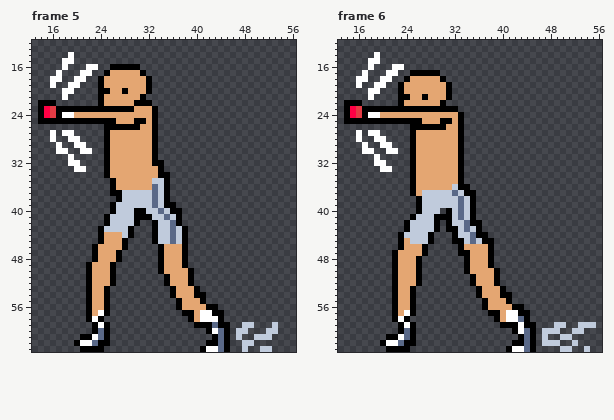
One commit to this pixel-art file: games/boxer-wave-defense [1 DAY]/Assets/Aseperite files/boxer_walk_punch1.ase. This is how it looked before the edit.
64x64 pixels, 6 frames. Shown: frame 5: x 13..56, y 12..63; frame 6: x 13..56, y 12..63.
And afterwards:
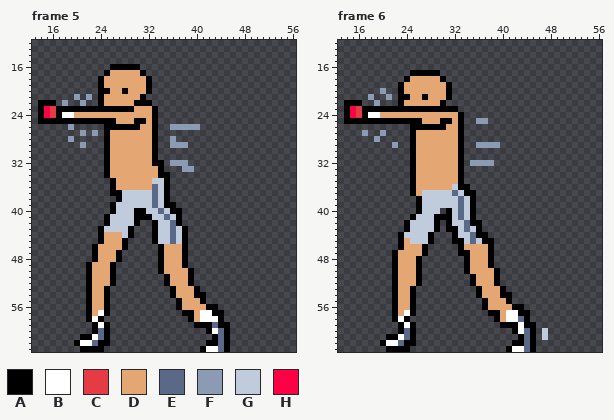
Palette (. is transparent): A #000000  B #ffffff  C #e43b44  D #e4a672  E #5a6988  F #8b9bb4  G #c0cbdc  H #ff0044
Diff:
Frame 5, layer "colors":
y 14: x 19 B -> .
y 15: x 18..19 BB -> ..
y 16: x 18 B -> .; x 22..23 BB -> ..
y 17: x 17 B -> .; x 21..22 BB -> ..
y 18: x 16..17 BB -> ..; x 20..21 BB -> ..
y 19: x 16 B -> .; x 19..20 BB -> ..
y 20: x 18..19 BB -> ..
y 21: x 18 B -> .; x 20 . -> F; x 22 . -> F
y 22: x 18 . -> F; x 21 . -> F
y 26: x 19 . -> F; x 36..40 ..... -> FFFFF
y 27: x 16 B -> .; x 18..19 BB -> ..; x 21 . -> F; x 23 . -> F
y 28: x 16 B -> .; x 19..20 BB -> F.; x 36 . -> F
y 29: x 17 B -> .; x 20..21 BB -> .F; x 36..38 ... -> FFF
y 30: x 17..18 BB -> ..; x 21..22 BB -> ..
y 31: x 19 B -> .
y 32: x 19..20 BB -> ..; x 36..38 ... -> FFF
y 33: x 20..21 BB -> ..; x 38..39 .. -> FF
y 59: x 48..49 GG -> ..; x 53 G -> .
y 60: x 47..48 GG -> ..; x 52..53 GG -> ..
y 61: x 47 G -> .; x 50..52 GGG -> ...
y 62: x 48..49 GG -> ..
y 63: x 48 G -> .; x 51..52 GG -> ..
Frame 6, layer "colors":
y 14: x 19 B -> .
y 15: x 18..19 BB -> ..
y 16: x 18 B -> .; x 22..23 BB -> ..
y 17: x 17 B -> .; x 21..22 BB -> ..
y 18: x 16..17 BB -> ..; x 20..21 BB -> ..
y 19: x 16 B -> .; x 19..20 BB -> ..
y 20: x 18..20 BB. -> ..F
y 21: x 18 B -> F; x 21 . -> F
y 22: x 19 . -> F
y 25: x 36..37 .. -> FF
y 27: x 16..20 B.BB. -> .F..F
y 28: x 16 B -> .; x 19..20 BB -> F.
y 29: x 17 B -> .; x 20..22 BB. -> ..F; x 36..39 .... -> FFFF
y 30: x 17..18 BB -> ..; x 21..22 BB -> ..
y 31: x 19 B -> .
y 32: x 19..20 BB -> ..; x 35..38 .... -> FFFF
y 33: x 20..21 BB -> ..
y 59: x 49..50 GG -> ..; x 53..55 GGG -> ...
y 60: x 48..49 GG -> ..; x 52..53 GG -> ..
y 61: x 50..51 GG -> ..
y 62: x 47..49 GGG -> ...; x 52 G -> .
y 63: x 50..51 GG -> ..; x 54 G -> .
Changed places in both pictures, as pixel boxes (x1, y1, x2, y2):
changed: (50, 52, 98, 172)
added: (170, 124, 200, 172)
erased: (236, 322, 278, 352)
changed: (356, 52, 404, 106)
added: (470, 118, 500, 166)
changed: (356, 130, 398, 172)
erased: (542, 322, 596, 352)
